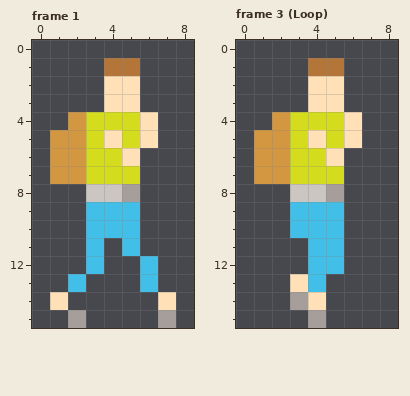
One commit to this pixel-art file: _graphics/Characters/MainCharacters.aseprite. Above is the file before it was changed.
9x16 pixels, 9 frames. Shown: frame 1, frame 3 (Loop). The commit also changed other frames, which this record leaves out.
And afterwards:
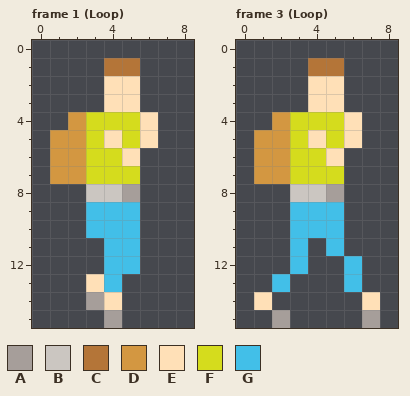
Palette (. is transparent): A #a69e9a  B #cbc6c1  C #b47538  D #d39741  E #ffe0b7  F #d5dc1d  G #42bfe8
Commit message: Added a walking cycle for man and the logic for the character walking.
The edit:
Frame 1 (Loop), layer "Man Walking Left":
The author put colour A in row 14 at x 3; in row 15 at x 4.
The author put colour E in row 13 at x 3; in row 14 at x 4.
The author put colour G in row 11 at x 4; in row 12 at x 4 to 5; in row 13 at x 4.
Colour A is removed in row 15 at x 2 and 7.
Colour E is removed in row 14 at x 1 and 7.
Colour G is removed in row 11 at x 3; in row 12 at x 3 and 6; in row 13 at x 2 and 6.
Frame 3 (Loop), layer "Man Walking Left":
The author put colour A in row 15 at x 2 and 7.
The author put colour E in row 14 at x 1 and 7.
The author put colour G in row 11 at x 3; in row 12 at x 3 and 6; in row 13 at x 2 and 6.
Colour A is removed in row 14 at x 3; in row 15 at x 4.
Colour E is removed in row 13 at x 3; in row 14 at x 4.
Colour G is removed in row 11 at x 4; in row 12 at x 4 to 5; in row 13 at x 4.
Pixel boxes of the changes (left, top, right, bottom) in both pictures:
changed: (50, 238, 176, 328)
changed: (254, 238, 380, 328)
